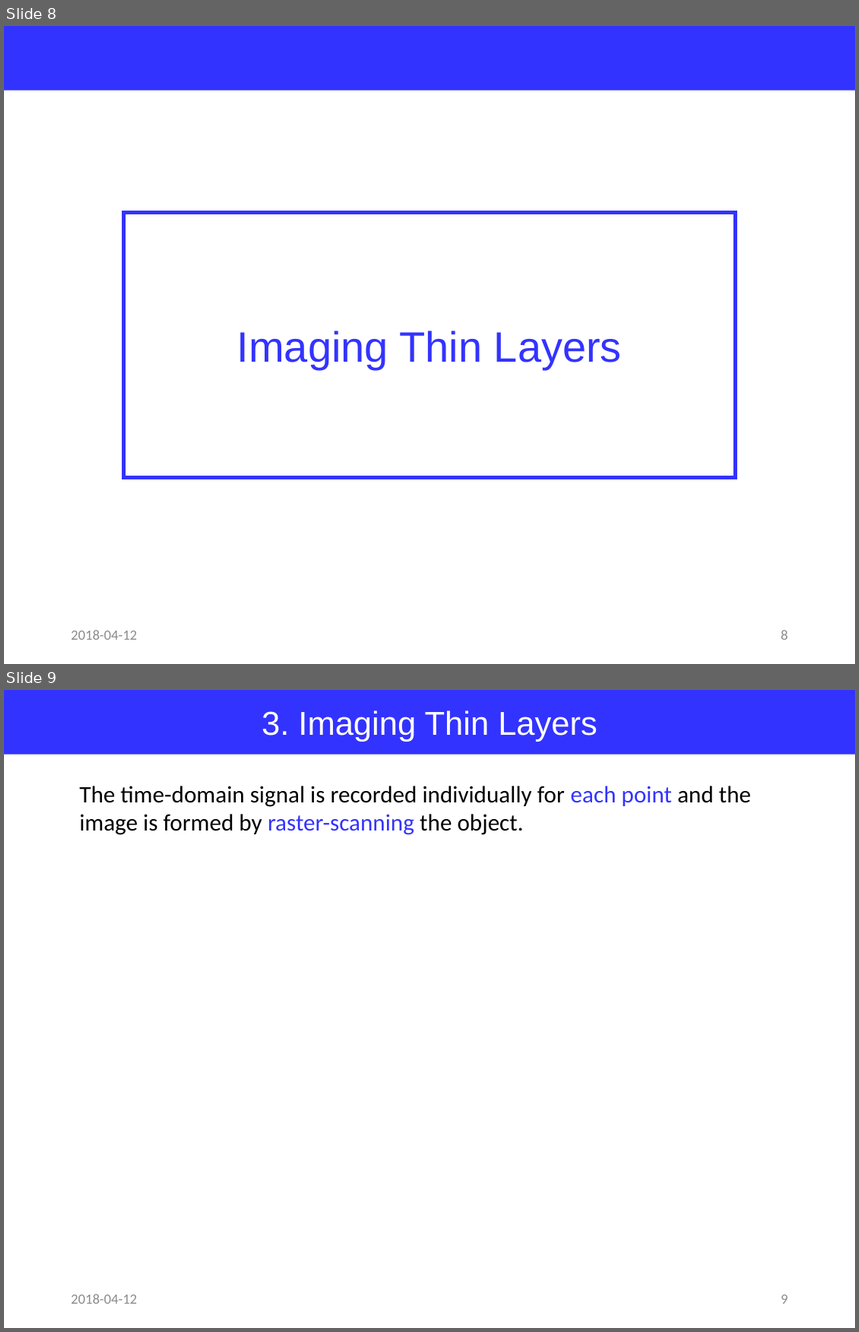
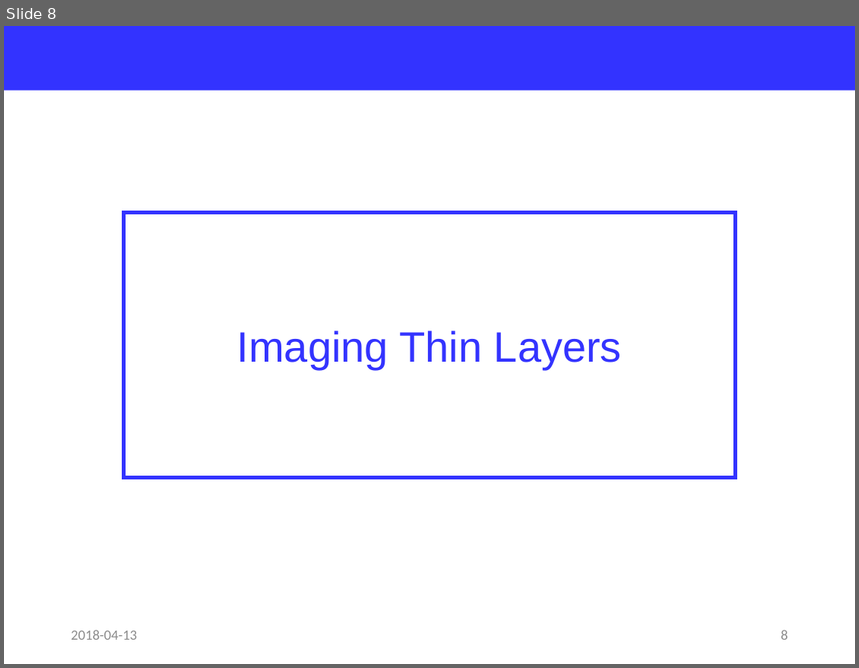
Before and after one commit to jglee96/NBTP_Lab, a slide deck: Terahertz Metrology/Ch7/Terahertz Metrology_Ch7.pptx. Shown one above the other, each under a label of ours: slides 8 and 9 before the commit, slide 8 after it. The pictures are 859x1332 and 859x668 pixels, drawn with LibreOffice and Linux fonts; fonts in the diff are those of the drawing. Boxes give left, top, right and bottom in pixels: in the first picture for what was removed or moved away, otherwise in the second. Text is boxed around its words. In the diff, an @@ line names an element or a change of style, - is before the commit and + after.

```diff
--- a/Terahertz Metrology/Ch7/Terahertz Metrology_Ch7.pptx
+++ b/Terahertz Metrology/Ch7/Terahertz Metrology_Ch7.pptx
@@ slide 9 removed at <box>4,690,855,1328</box>, background #FFFFFF @@
@@ rectangle removed at <box>4,690,855,755</box> @@
-3. Imaging Thin Layers
@@ text removed at <box>79,786,751,835</box> @@
-The time-domain signal is recorded individually for each point and the image is formed by raster-scanning the object.
@@ text removed at <box>71,1294,137,1304</box> @@
-2018-04-12
@@ page number removed at <box>781,1295,788,1304</box> @@
-9
@@ slide 8 changed as well @@
@@ text at <box>71,630,137,640</box>: text changed @@
-2018-04-12
+2018-04-13
```
Also in this commit, not shown: 8 other slides changed, 6 slides added.
